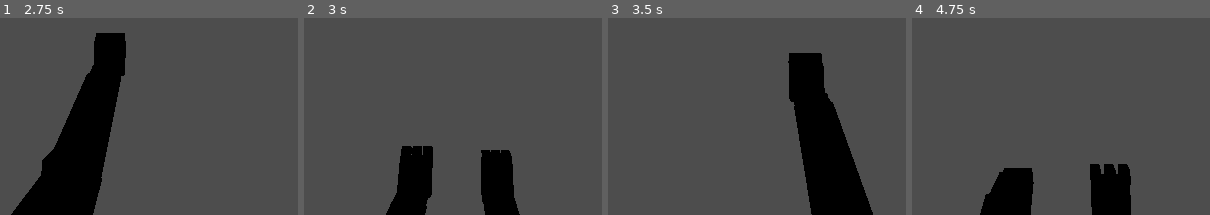
Above: before the commit, frames 1-4 (left to right).
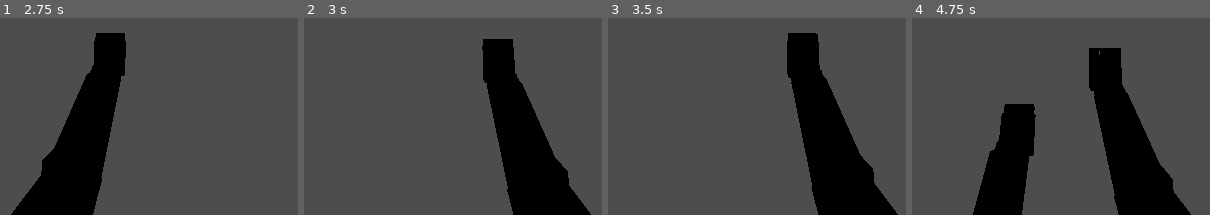
Above: after the commit, the same moments.

Repository: ArthurJClack/catgame
Game: Godot game, scene res://steptest.tscn
The game is run twice, just before and just after one commit, with the same random seed, the same clock (stepped at 60 frames per second) and the same inputs. This scene is started directly instead of the project's main scene.
Inputs (mouse positions are in pixels of both pictures, inside the frame that each line leads up to):
- Up to frame 1 (2.75 s): tap Enter at 0.5 s; move the mouse to (outside the picture) at 0.52 s; hold D 0.53-1.25 s; tap 1 at 0.6 s; click (outside the picture) at 0.67 s; tap Space at 0.77, 1.07 s; drag from (outside the picture) to (113, 79) at 1.27 s; move the mouse to (outside the picture) at 2.02 s; hold D from 2.03 s (still down); tap R at 2.1 s
- Up to frame 2 (3 s): release D at 2.75 s; drag from (417, 79) to (outside the picture) at 2.77 s
- Up to frame 3 (3.5 s): no input
- Up to frame 4 (4.75 s): move the mouse to (outside the picture) at 3.52 s; hold A 3.53-4.25 s; hold Shift 3.53-4.25 s; tap Space at 3.77, 4.07 s; drag from (outside the picture) to (outside the picture) at 4.27 s

Frame 1 is identical in both runs. In frame 2, 20% of the frame differs, in the area x 27-97%, y 10-100%; in frame 3, 4.6%; in frame 4, 19%.

Commit message:
steptest: give the walk row time to reach the box (walk is ~1 m/s since momentum)

Diff:
--- a/scripts/step_test.gd
+++ b/scripts/step_test.gd
@@ -114,7 +114,9 @@
 		air_t = 0.0
 	if player.global_position.y > h * 0.6 and player.is_on_floor():
 		got_on = true
-	if t > 3.0 or player.global_position.z < -4.0:
+	# a walk is ~1 m/s now (momentum: half tilt = walk), so it gets longer to reach the obstacle
+	var limit := 5.5 if player.bot.get("move", Vector2.ONE).y < 0.6 else 3.0
+	if t > limit or player.global_position.z < -4.0:
 		_next()
 
 
